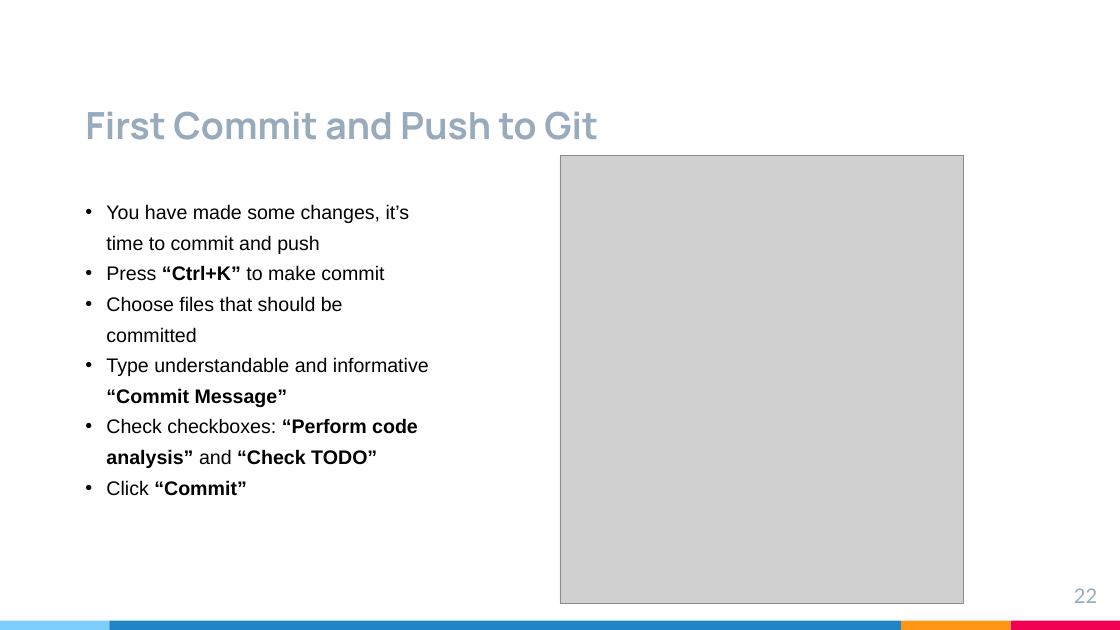
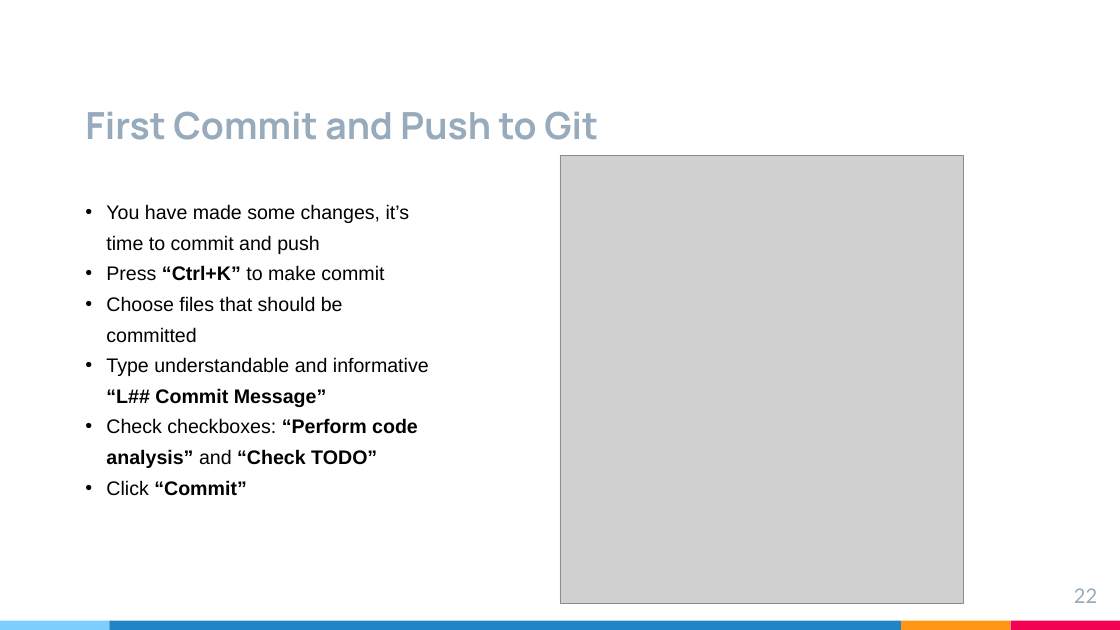
Before and after one commit to brahinets/GeekHub-J4W-9, a slide deck: slide 22 of Lectures/Lesson 01 - Gitlab + Intellij IDEA.pptx. Drawn at 1120x630 pixels with LibreOffice and Linux fonts; fonts in the diff are those of the drawing; grey boxes stand for pictures. Boxes give left, top, right and bottom in pixels: in the first picture for what was removed or moved away, otherwise in the second. Text is boxed around its words. In the diff, an @@ line names an element or a change of style, - is before the commit and + after.

```diff
--- a/Lectures/Lesson 01 - Gitlab + Intellij IDEA.pptx
+++ b/Lectures/Lesson 01 - Gitlab + Intellij IDEA.pptx
@@ text at (106,357,429,407): text changed @@
-• Type understandable and informative “Commit Message”
+• Type understandable and informative “L## Commit Message”
```
Also in this commit, not shown: 3 other slides changed.
